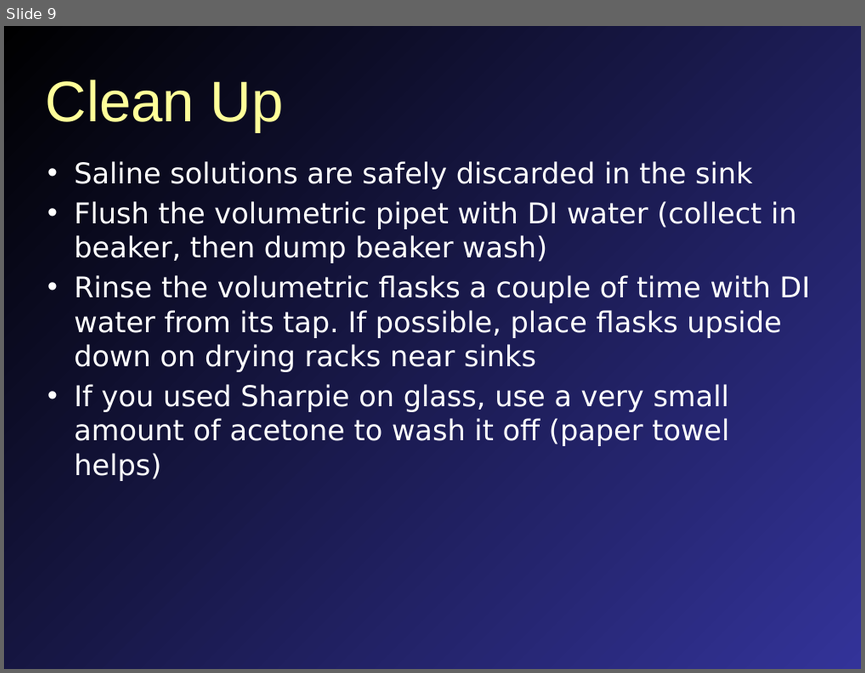
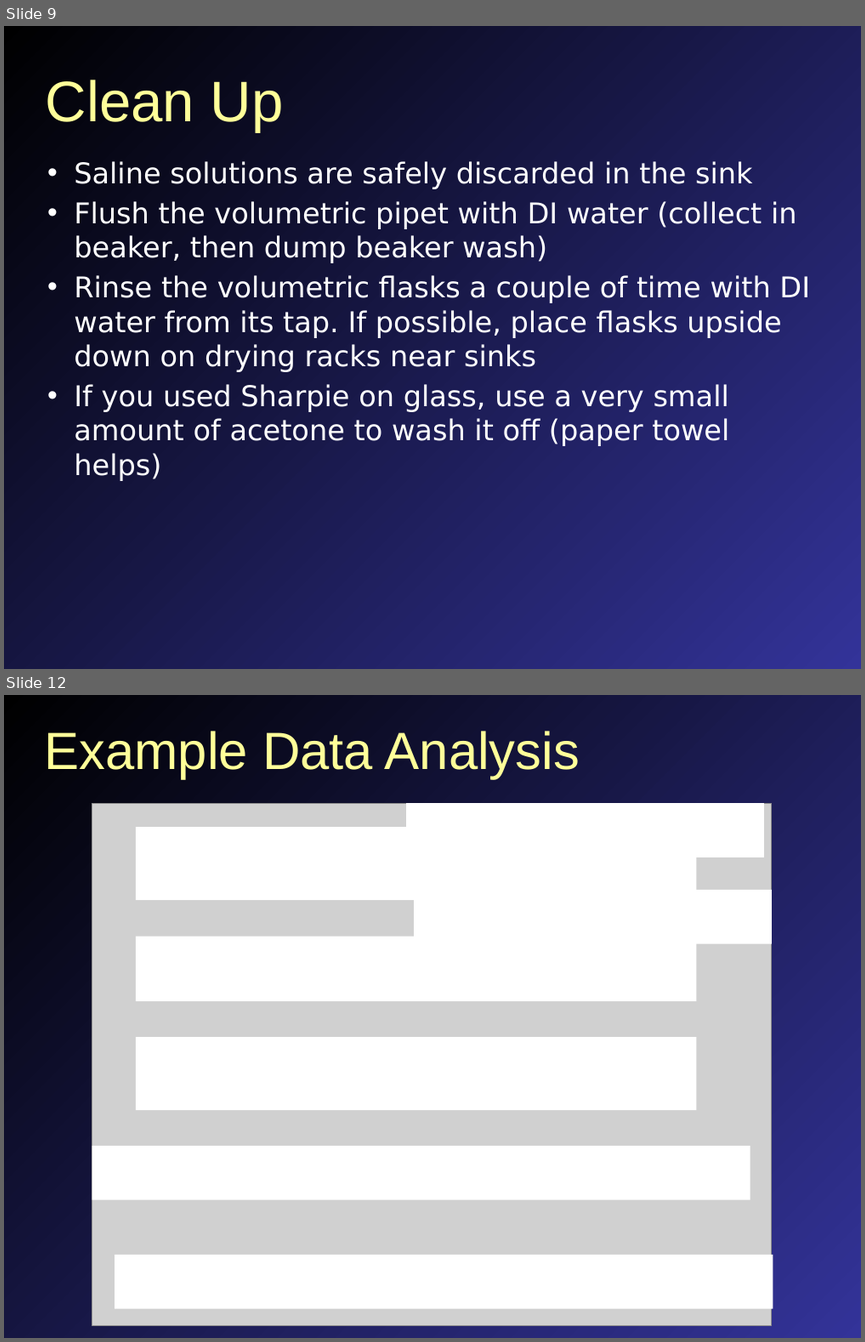
Before and after one commit to mavigozler/mavigozler.github.io, a slide deck: Teaching/Chemistry/Labs/FCC Chem 3A Expt 9a Solutions and Dilutions.pptx. Shown one above the other, each under a label of ours: slide 9 before the commit, slides 9 and 12 after it; the slides between them are not shown. The pictures are 865x673 and 865x1342 pixels, drawn with LibreOffice and Linux fonts; fonts in the diff are those of the drawing; grey boxes stand for pictures. Boxes give left, top, right and bottom in pixels: in the first picture for what was removed or moved away, otherwise in the second. Text is boxed around its words. In the diff, an @@ line names an element or a change of style, - is before the commit and + after.

```diff
--- a/Teaching/Chemistry/Labs/FCC Chem 3A Expt 9a Solutions and Dilutions.pptx
+++ b/Teaching/Chemistry/Labs/FCC Chem 3A Expt 9a Solutions and Dilutions.pptx
@@ slide 12 added at bbox=[4, 695, 861, 1338], background gradient #000000 to #333399 @@
@@ title added at bbox=[44, 731, 579, 778], 44 pt, text #FFFF99 @@
+Example Data Analysis
@@ picture added at bbox=[92, 803, 772, 1325] @@
@@ rectangle added at bbox=[406, 803, 764, 857], fill #FFFFFF @@
@@ rectangle added at bbox=[136, 827, 696, 900], fill #FFFFFF @@
@@ rectangle added at bbox=[414, 890, 772, 943], fill #FFFFFF @@
@@ rectangle added at bbox=[136, 936, 696, 1001], fill #FFFFFF @@
@@ rectangle added at bbox=[136, 1037, 696, 1110], fill #FFFFFF @@
@@ rectangle added at bbox=[92, 1145, 750, 1200], fill #FFFFFF @@
@@ rectangle added at bbox=[114, 1254, 772, 1309], fill #FFFFFF @@
```
Also in this commit, not shown: 6 slides changed, 5 other slides added, 42 other files.
